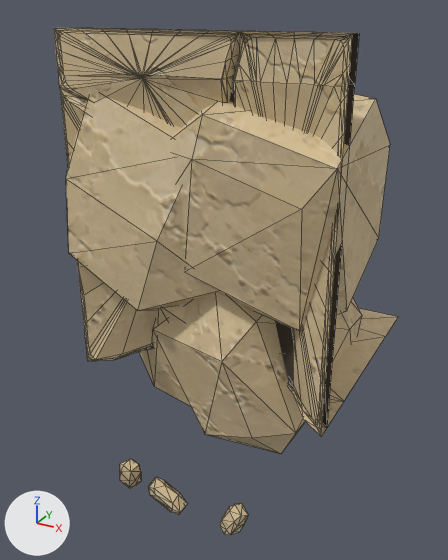
Renders of the glTF model assets/custom/models/ground_modules/ground_bottom_edge_06.glb from each side of a commit.
Rendered twice from a camera (50 mm lens) standing at (1.53, -1.64, 0.97) and looking at (0.4, 0.41, -0.05). The axes (+X, +Y, +Z) are drawn at lower left. The lights are the same throughout. The picture after the commit comes second. Mesh edges are drawn as thin lines. Vertices at exactly the same position are counted once.

Objects in the first picture: 'GroundBottomEdge06_Body'.
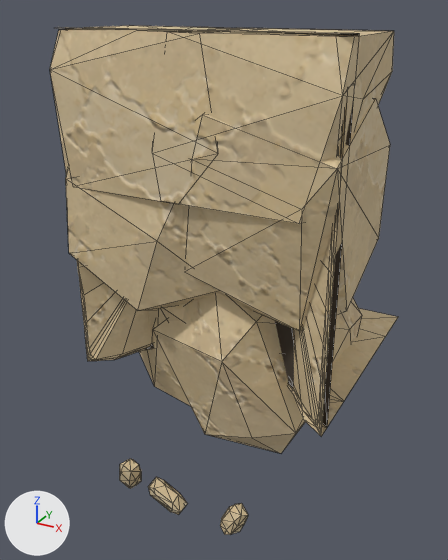
Scene script edits in JSON lines:
```json
{"block": "me_groundbottomedge06_bodymesh", "where": "# used by ob_groundbottomedge06_body; location = (0.0, 0.0, 0.0)"}
{"op": "remove", "block": "me_groundbottomedge06_bodymesh", "code": "me_groundbottomedge06_bodymesh.from_pydata(...)  # 546 vertices, 1015 faces; spans x 0.0..1.0, y -0.04..1.0, z -0.96..0.91"}
{"op": "add", "block": "me_groundbottomedge06_bodymesh", "code": "me_groundbottomedge06_bodymesh.from_pydata(...)  # 519 vertices, 915 faces; spans x 0.0..1.0, y -0.04..1.0, z -0.96..0.91"}
{"block": "me_groundbottomedge06_bodymesh", "change": "me_groundbottomedge06_bodymesh part 1: a new loose piece of 26 vertices spanning x 0.3..1.0, y -0.04..0.47, z 0.4..0.91, in mat_sandstone_plate_13_005"}
{"block": "me_groundbottomedge06_bodymesh", "change": "me_groundbottomedge06_bodymesh part 2: a new loose piece of 24 vertices spanning x 0.0..0.67, y -0.04..0.44, z 0.4..0.91, in mat_sandstone_plate_13_005"}
{"block": "me_groundbottomedge06_bodymesh", "change": "me_groundbottomedge06_bodymesh part 3"}
{"block": "me_groundbottomedge06_bodymesh", "change": "77 vertices are removed from x 0.0..1.0, y 0.0..0.07, z 0.78..0.91"}
{"block": "me_groundbottomedge06_bodymesh", "change": "222 faces are deleted"}
{"block": "me_groundbottomedge06_bodymesh", "change": "7 new faces join them, mat_sandstone_plate_1_005"}
{"block": "me_groundbottomedge06_bodymesh", "change": "23 new faces join them, mat_sandstone_plate_3_005"}
{"block": "me_groundbottomedge06_bodymesh", "change": "other edits to the shape of me_groundbottomedge06_bodymesh do not show in these pictures"}
```

Location of each change, [x1, y1, x2, y2] in pixels of the pictures (448 x 560 px):
```json
{"object": "GroundBottomEdge06_Body", "change": "reshaped", "before": [54, 28, 398, 535], "after": [50, 25, 398, 535]}
{"part": 1, "of": "me_groundbottomedge06_bodymesh", "change": "added", "after": [152, 28, 394, 224], "on screen": "beige"}
{"part": 2, "of": "me_groundbottomedge06_bodymesh", "change": "added", "after": [50, 25, 242, 204], "on screen": "beige"}
{"part": 3, "of": "me_groundbottomedge06_bodymesh", "change": "built on", "before": [54, 28, 352, 105], "on screen": "beige"}
```
